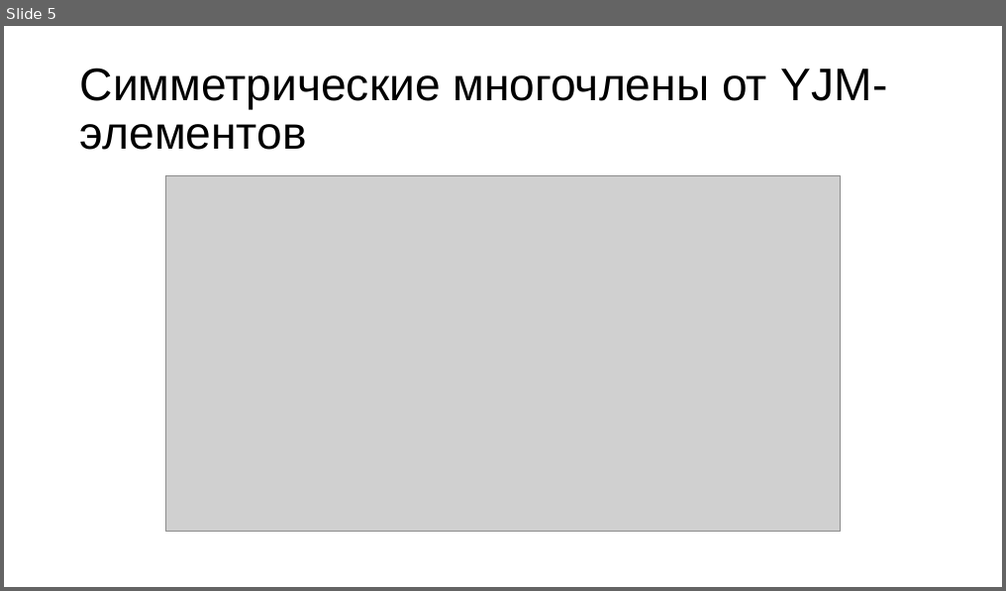
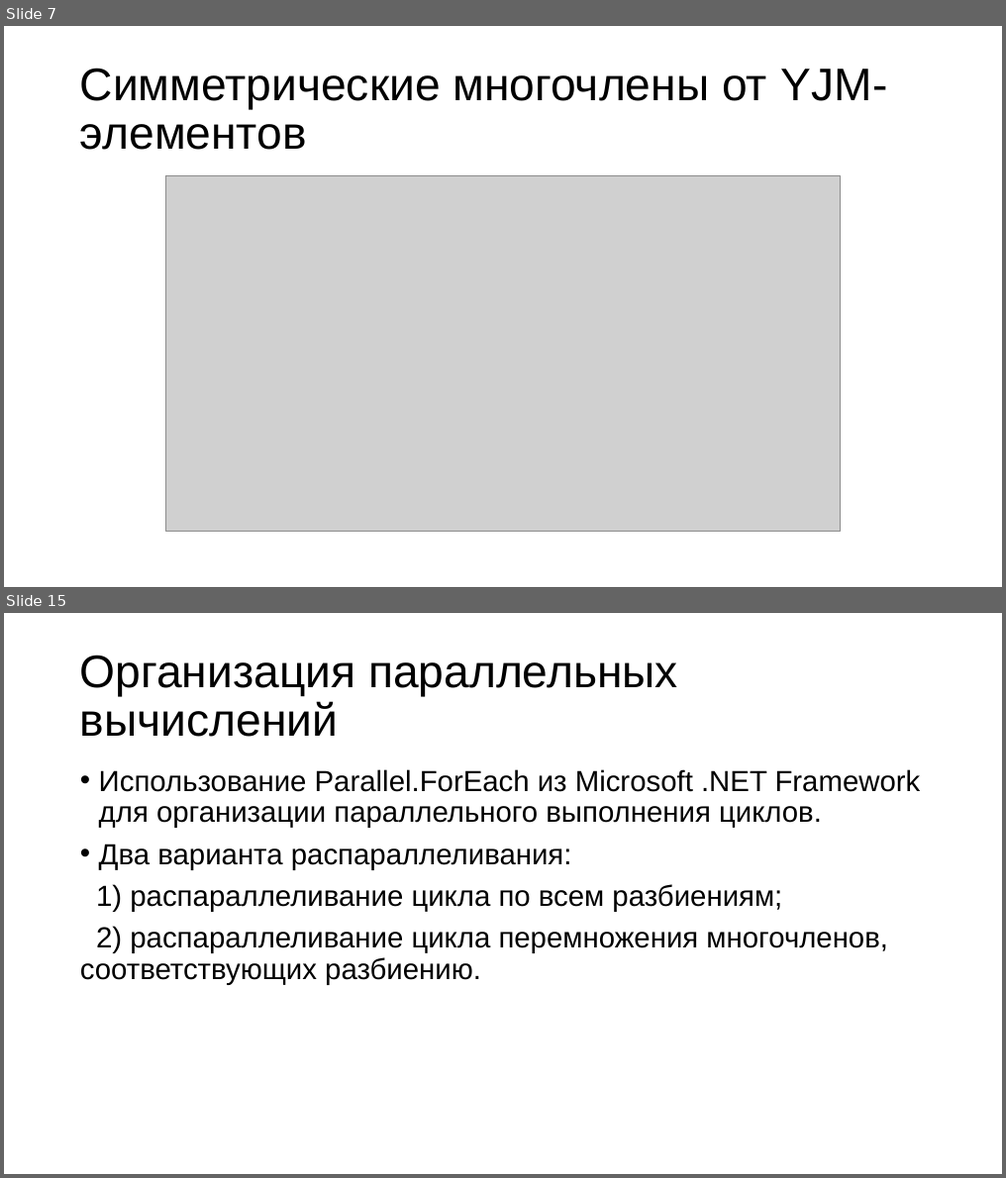
Before and after one commit to deathguard771/deathguard771, a slide deck: ПЗ/Sterlyagov_A_A.pptx. Shown one above the other, each under a label of ours: slide 5 before the commit, slides 7 and 15 after it; the slides between them are not shown. The pictures are 1006x591 and 1006x1178 pixels, drawn with LibreOffice and Linux fonts; fonts in the diff are those of the drawing; grey boxes stand for pictures. Boxes give left, top, right and bottom in pixels: in the first picture for what was removed or moved away, otherwise in the second. Text is boxed around its words. In the diff, an @@ line names an element or a change of style, - is before the commit and + after.

```diff
--- a/ПЗ/Sterlyagov_A_A.pptx
+++ b/ПЗ/Sterlyagov_A_A.pptx
@@ slide 15 added at (x1=4, y1=613, x2=1002, y2=1174), background #FFFFFF @@
@@ title added at (x1=80, y1=655, x2=678, y2=737), 44 pt, text #000000 @@
+Организация параллельных вычислений
@@ text added at (x1=80, y1=769, x2=921, y2=985), 28 pt, text #000000 @@
+• Использование Parallel.ForEach из Microsoft .NET Framework для организации параллельного выполнения циклов.
+• Два варианта распараллеливания:
+1) распараллеливание цикла по всем разбиениям;
+2) распараллеливание цикла перемножения многочленов, соответствующих разбиению.
@@ what was slide 5 is now slide 7 @@
```
Also in this commit, not shown: 8 slides changed, 7 other slides added, 1 slide removed, 7 other files.
